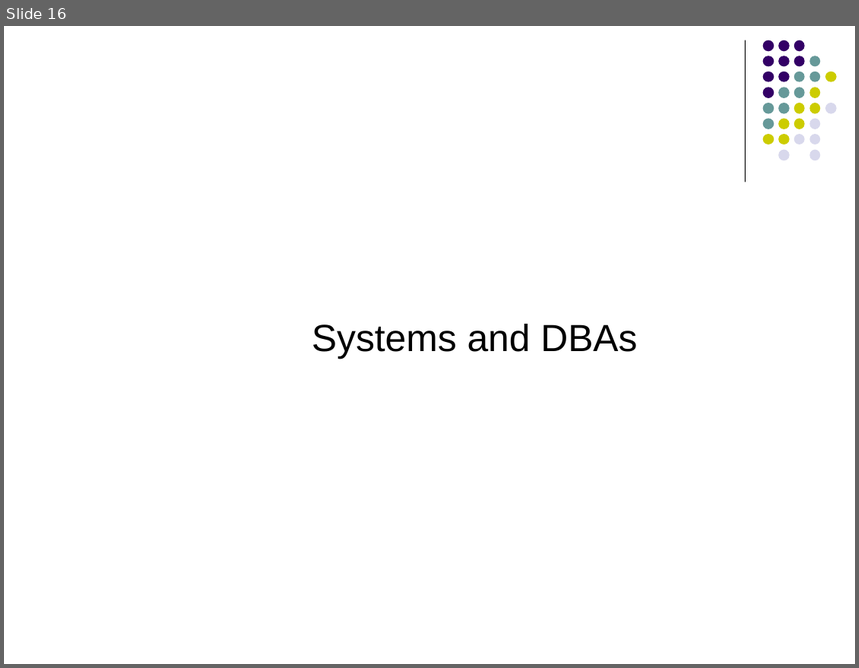
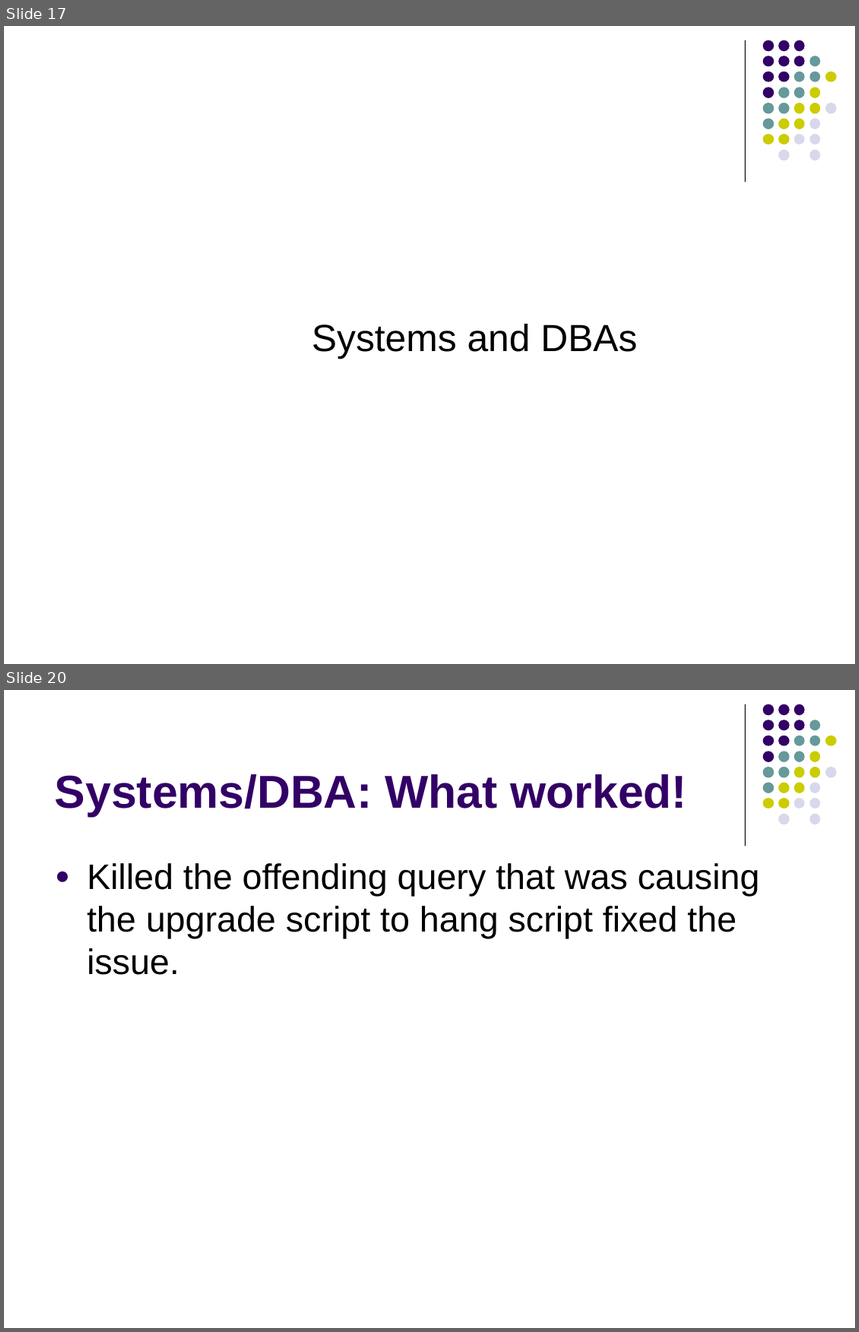
Before and after one commit to NCIP/caarray-docs, a slide deck: project_management/reports/2.3.0_project_portmortem.ppt. Shown one above the other, each under a label of ours: slide 16 before the commit, slides 17 and 20 after it; the slides between them are not shown. The pictures are 859x668 and 859x1332 pixels, drawn with LibreOffice and Linux fonts; fonts in the diff are those of the drawing. Boxes give left, top, right and bottom in pixels: in the first picture for what was removed or moved away, otherwise in the second. Text is boxed around its words. In the diff, an @@ line names an element or a change of style, - is before the commit and + after.

Commit message:
updated w/ documentation and systems input.

```diff
--- a/project_management/reports/2.3.0_project_portmortem.ppt
+++ b/project_management/reports/2.3.0_project_portmortem.ppt
@@ slide 20 added at (x1=4, y1=690, x2=855, y2=1328), background #FFFFFF; not listed: 32 template elements that a slide beside it also shows @@
@@ title added at (x1=55, y1=774, x2=687, y2=817), 39 pt, text #330066, bold @@
+Systems/DBA: What worked!
@@ text added at (x1=87, y1=863, x2=760, y2=975), 30 pt, text #000000 @@
+● Killed the offending query that was causing the upgrade script to hang script fixed the issue.
@@ what was slide 16 is now slide 17 @@
```
Also in this commit, not shown: 5 slides changed, 3 other slides added.
